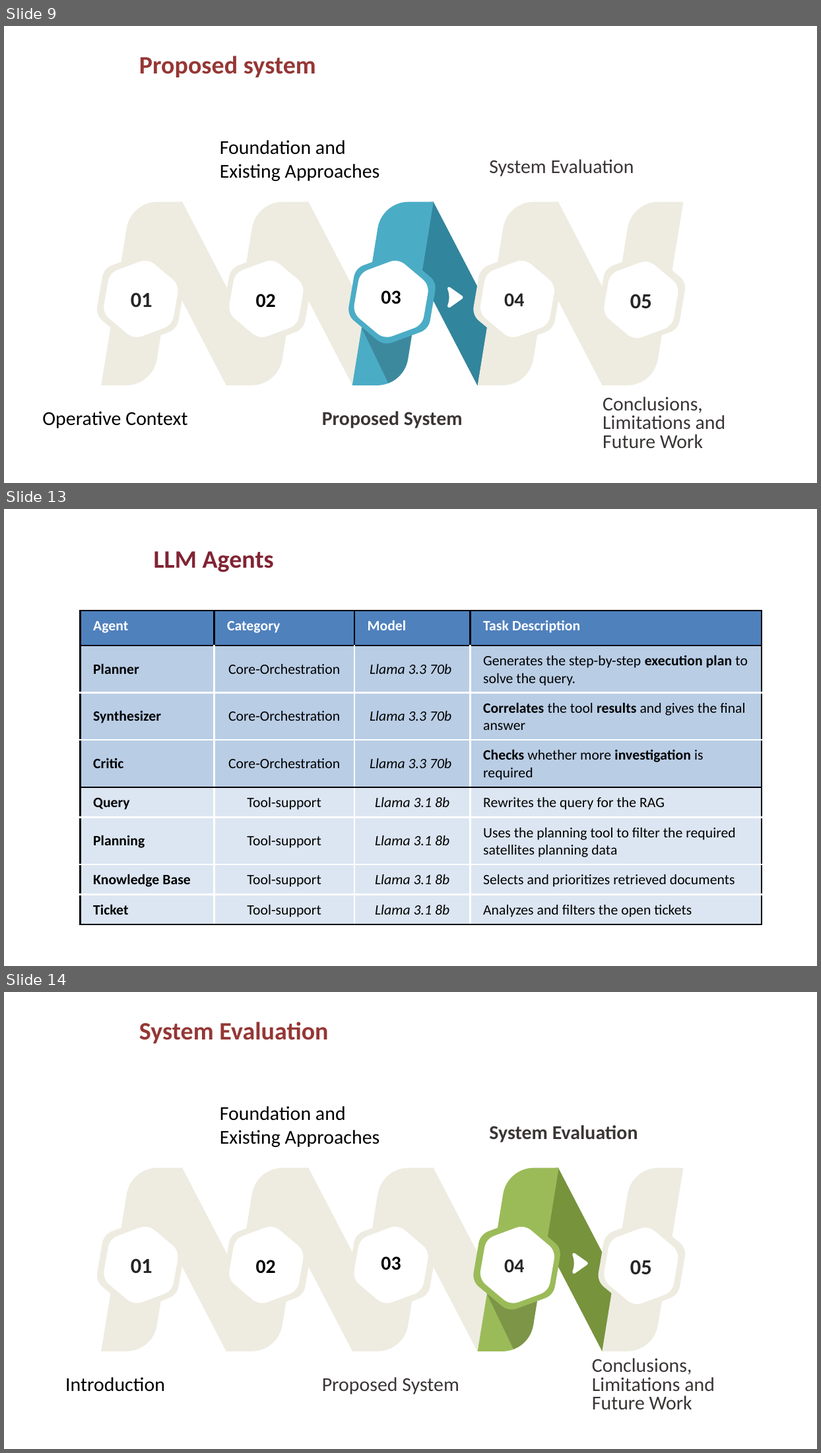
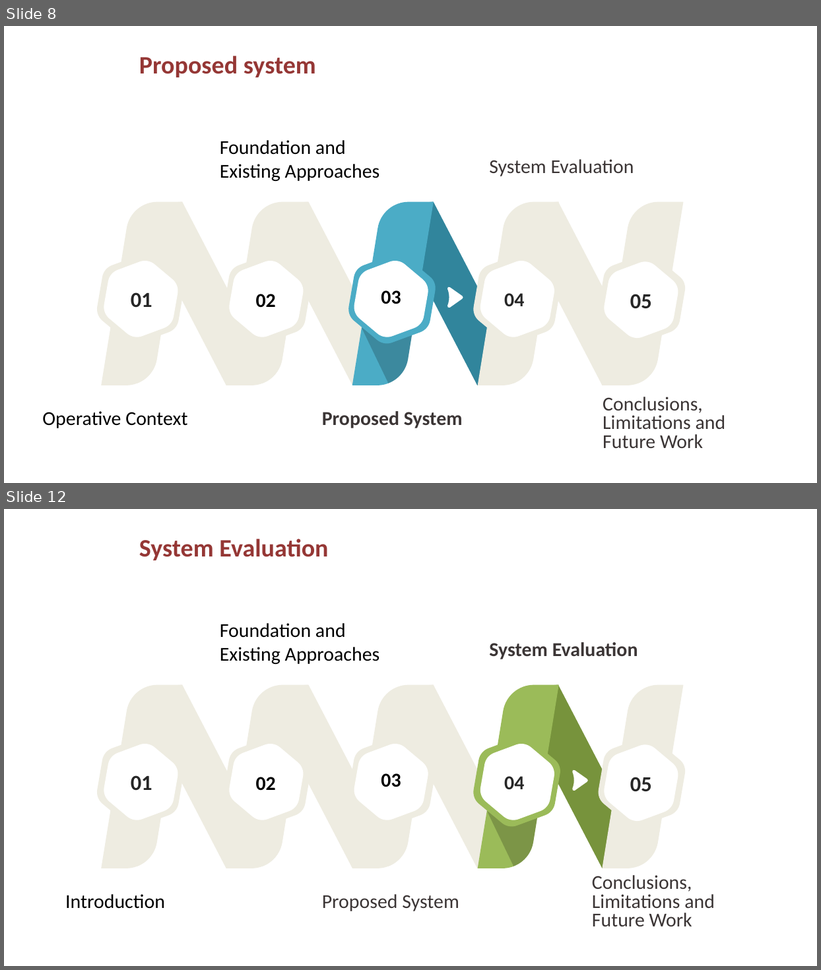
Before and after one commit to AntonLissa/AIRO-thesis, a slide deck: AIRO.pptx. Shown one above the other, each under a label of ours: slides 9, 13 and 14 before the commit, slides 8 and 12 after it; the slides between them are not shown. The pictures are 821x1453 and 821x970 pixels, drawn with LibreOffice and Linux fonts; fonts in the diff are those of the drawing; background and template pictures are left out. Boxes give left, top, right and bottom in pixels: in the first picture for what was removed or moved away, otherwise in the second. Text is boxed around its words. In the diff, an @@ line names an element or a change of style, - is before the commit and + after.

```diff
--- a/AIRO.pptx
+++ b/AIRO.pptx
@@ slide 13 removed at (4, 509, 817, 966), background #FFFFFF @@
@@ title removed at (154, 551, 274, 572) @@
-LLM Agents
@@ table removed at (80, 611, 762, 925), 8 rows, 4 columns @@
-Agent | Category | Model | Task Description
-Planner | Core-Orchestration | Llama 3.3 70b | Generates the step-by-step execution plan to solve the query.
-Synthesizer | Core-Orchestration | Llama 3.3 70b | Correlates the tool results and gives the final answer
-Critic | Core-Orchestration | Llama 3.3 70b | Checks whether more investigation is required
-Query | Tool-support | Llama 3.1 8b | Rewrites the query for the RAG
-Planning | Tool-support | Llama 3.1 8b | Uses the planning tool to filter the required satellites planning data
-Knowledge Base | Tool-support | Llama 3.1 8b | Selects and prioritizes retrieved documents
-Ticket | Tool-support | Llama 3.1 8b | Analyzes and filters the open tickets
@@ what was slide 9 is now slide 8 @@
@@ what was slide 14 is now slide 12 @@
```
Also in this commit, not shown: 10 slides changed, 2 other slides removed, 1 other file.
